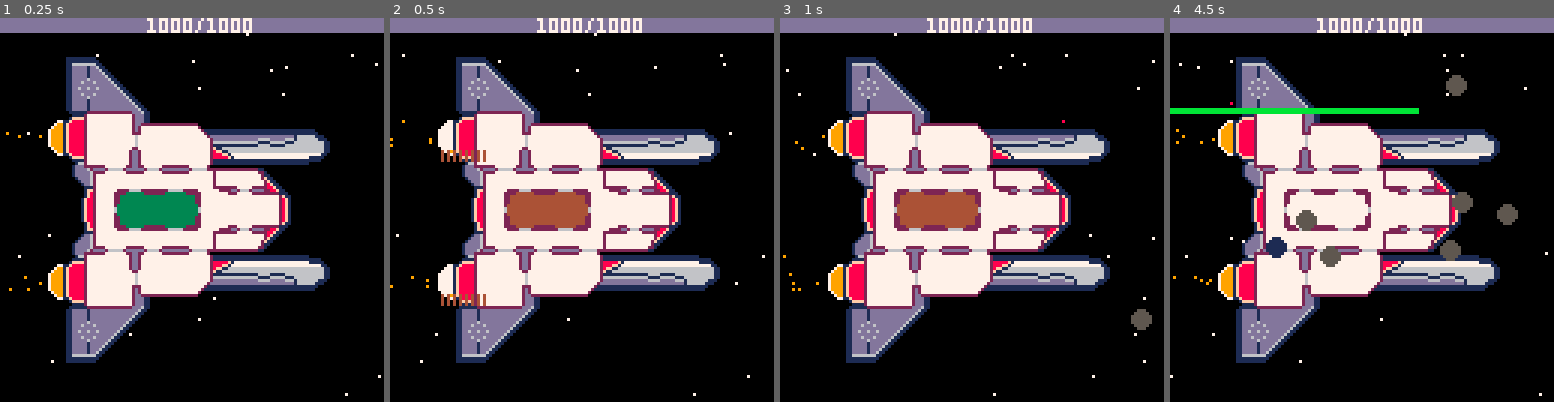
Above: before the commit, frames 1-4 (left to right).
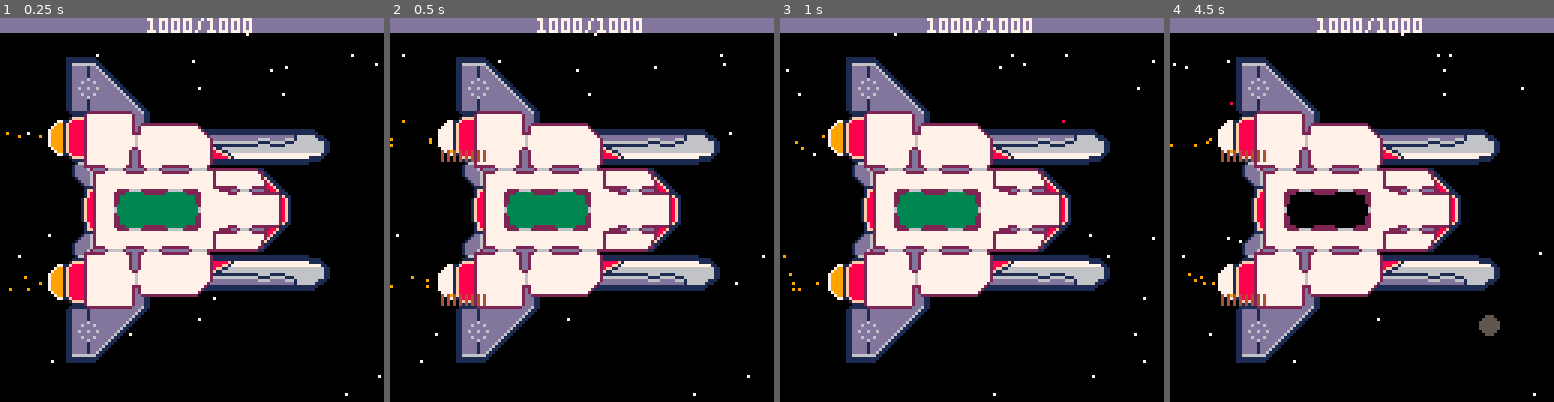
Above: after the commit, the same moments.

Repository: kiiro94/GGJ2020
Game: PICO-8 cartridge ggj2020.p8
The game is run twice, just before and just after one commit, with the same random seed, the same clock (stepped at 60 frames per second) and the same inputs.
Inputs (mouse positions are in pixels of both pictures, inside the frame that each line leads up to):
- Up to frame 1 (0.25 s): no input
- Up to frame 2 (0.5 s): tap X (X key) at 0.33 s
- Up to frame 3 (1 s): click (1060, 121) at 0.67 s; tap O (Z key) at 0.7 s
- Up to frame 4 (4.5 s): tap X (X key) at 1.07, 1.85, 2.97, 4.08 s; click (1216, 267) at 1.22 s; hold Right 1.6-2.1 s; tap O (Z key) every 0.4 s from 1.7 to 4.1 s; click (1277, 114) at 1.77 s; click (1342, 259) at 2.32 s; hold Right 2.47-3.03 s; click (1404, 106) at 2.87 s; hold Left 3.08-3.58 s; click (1465, 256) at 3.42 s; click (1231, 102) at 3.97 s; hold Right from 4.02 s (still down)

Frame 1 is identical in both runs. In frame 2, 1.7% of the frame differs, in the area x 30-52%, y 45-55%; in frame 3, 2.0%; in frame 4, 5.5%, in the area x 0-99%, y 3-99%.

Commit message:
balancing?

Diff:
--- a/ggj2020.p8
+++ b/ggj2020.p8
@@ -228,8 +228,10 @@
 
 function createBots()
    if #bots < 20 then
-      add(bots, {x = 51, y = 63, s = rnd(0.5) + 1, t_ind=0, t = nil, wait = false})
-      add(bots, {x = 51, y = 64, s = rnd(0.5) + 1, t_ind=0, t = nil, wait = false})
+      add(bots, {x = 51, y = 63, s = rnd(1) + 2, t_ind=0, t = nil, wait = false})
+      add(bots, {x = 51, y = 64, s = rnd(1) + 2, t_ind=0, t = nil, wait = false})
+      add(bots, {x = 51, y = 65, s = rnd(1) + 2, t_ind=0, t = nil, wait = false})
+      add(bots, {x = 51, y = 66, s = rnd(1) + 2, t_ind=0, t = nil, wait = false})
    end
 end
 
@@ -269,7 +271,7 @@
 
 
 		 --Collision with target
-		 if checkDist(b.x, b.y, b.t.x, b.t.y, 3) then
+		 if checkDist(b.x, b.y, b.t.x, b.t.y, 4) then
 			local pointAddr = fixind(b.t.x + (b.t.y*128))
 			local pointData = peek(pointAddr)
 			local pointS = shr(band(pointData, 0b1000000), 6)
@@ -336,14 +338,14 @@
 function selfDestruct()
    sdspeed += 50
    for i=0,sdspeed do
-      point = flr(rnd(#shipPoints)) + 1
-	  local pointAddr = fixind(mx + (my*128))
+      point = shipPoints[flr(rnd(#shipPoints)) + 1]
+	  local pointAddr = fixind(point[1] + (point[2]*128))
 	  local pointData = peek(pointAddr)
 	  local point_s = shr(band(pointData, 0b1000000), 6)
 	  if point_s != 0 then
 		 unsetobjs(pointAddr, pointData)
          if sdspeed < 250 then
-            createParticle(shipPoints[point].x, shipPoints[point].y, 8)
+            createParticle(point[1], point[2], 8)
          end
 	  end
    end
@@ -373,11 +375,19 @@
 end
 
 
-function cycleBots()
-   if botCol != 15 then
-      botCol += 1
+function cycleBots(dir)
+   if dir == 0 then
+      if botCol != 15 then
+         botCol += 1
+      else
+         botCol = 0
+      end
    else
-      botCol = 0
+      if botCol != 0 then
+         botCol -= 1
+      else
+         botCol = 15
+      end
    end
 
    for p in all(botSpawnPoints) do
@@ -397,14 +407,18 @@
 
 
 function createAsteroid()
-   local ast = { x = 140, y = flr(rnd(128)), t = {x = flr(rnd(128)), y = flr(rnd(128))}, s = rnd(1) + 1 }
+   local ast = { x = 140, y = flr(rnd(128)), t = {x = flr(rnd(128)), y = flr(rnd(128))}, s = rnd(1) + 2 }
    --local ast = { x = 140, y = flr(rnd(128)), t = {x = 64, y = 50}, s = rnd(1) + 1 }
    local hit = false
    local pointAddr = fixind(ast.t.x + (ast.t.y*128))
    local pointData = peek(pointAddr)
    local point_c = pointData%16
+   local point_b = shr(band(pointData, 0b10000000), 7)
    if point_c != 0 then
       hit = true
+      if point_b == 1 then
+         hit = false
+      end
    end
    if not hit then
       ast.t.x = -50
@@ -417,7 +431,6 @@
 function drawAsteroid()
    for a in all(asteroids) do
       circfill(a.x, a.y, 3, 5)
-      circfill(a.t.x, a.t.y, 3, 1)
    end
 end
 
@@ -489,7 +502,7 @@
 
 function mouseLeft()
    --selfdestruct = true
-   createAsteroid()
+   --createAsteroid()
 end
 
 function mouseRight()
@@ -537,23 +550,30 @@
 
    if btnp(4) then
       createBots()
-   elseif btnp(5) then
-      cycleBots()
-   end
+   end
+
+   if (btnp(0)) then
+      cycleBots(0)
+   elseif (btnp(1)) then
+      cycleBots(1)
+   end
+
    if selfdestruct and sdspeed < 2500 then selfDestruct() end
 
-   if (btnp(0)) then
-      createLaserone()
-   end
+
    if laserone != nil then
       updateLaserone()
    end
 
-   if  t % 100 == 0 then
+   if  t % 60 == 0 then
       createAsteroid()
    end
 
    updateAsteroid()
+
+   if (hp <= 0) then
+      selfdestruct = true
+   end
 end
 
 
@@ -591,7 +611,9 @@
       drawLaserone()
    end
 
-   drawHpBar()
+   if not selfdestruct then
+      drawHpBar()
+   end
 
    drawAsteroid()
 end
